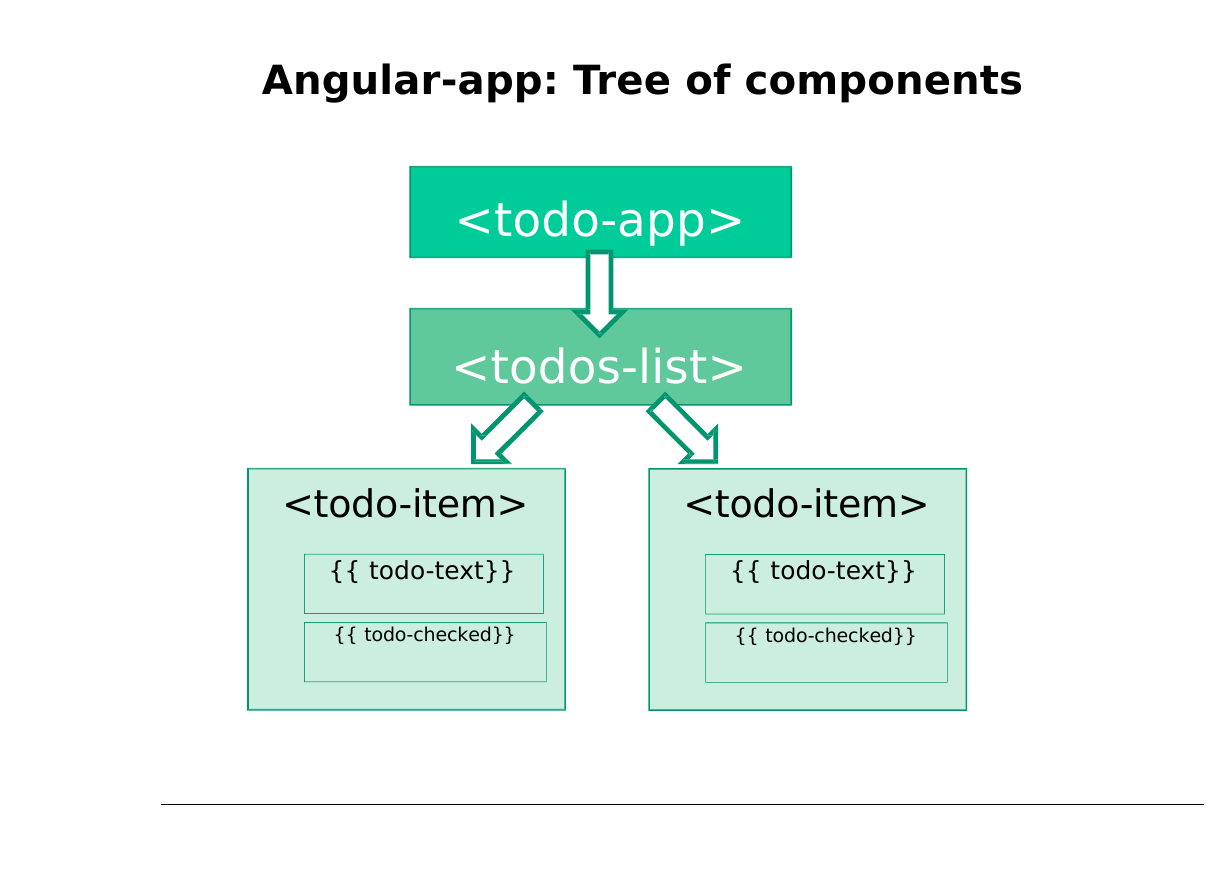
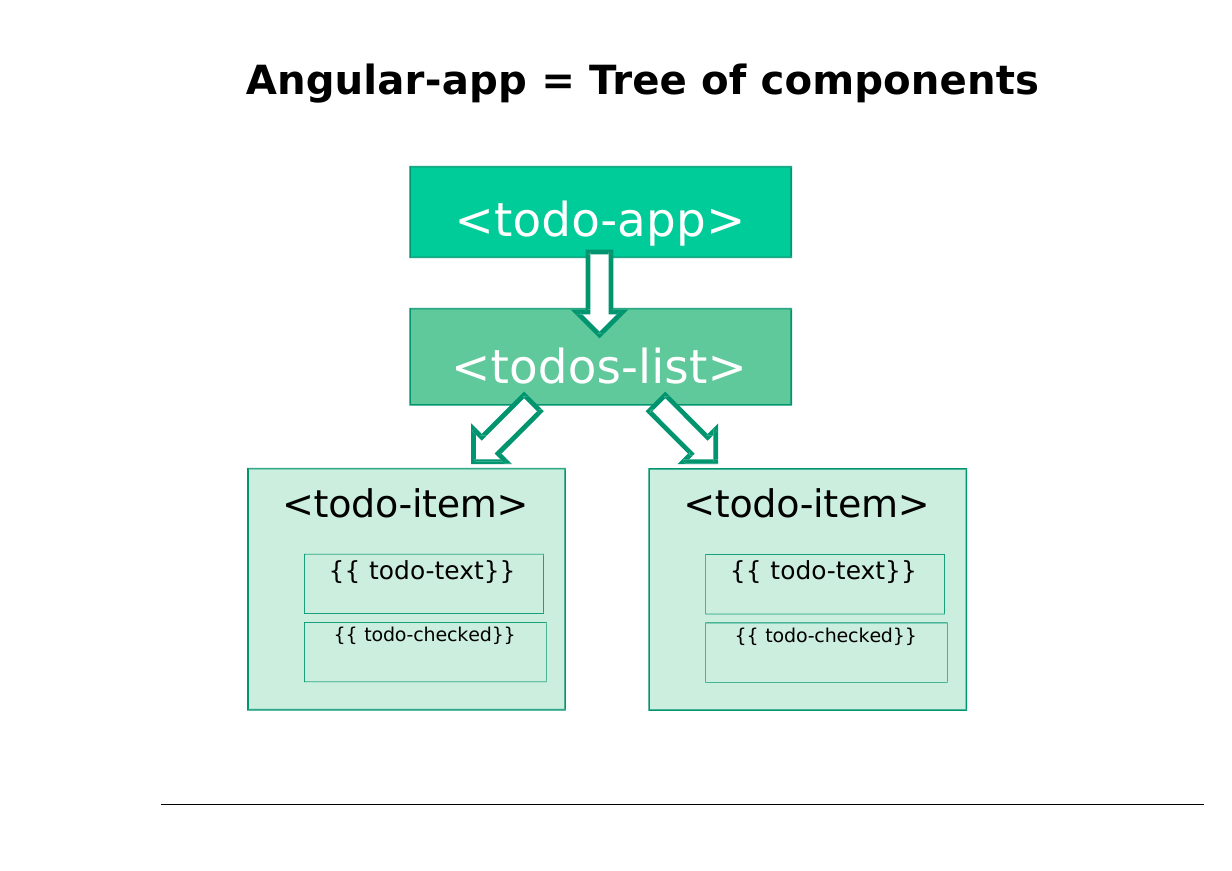
Before and after one commit to petereijgermans11/workshop-angular10, a slide deck: slide 2 of PPT/04- Angular Component Tree.pptx. Drawn at 1232x871 pixels with LibreOffice and Linux fonts; fonts in the diff are those of the drawing. Boxes give left, top, right and bottom in pixels: in the first picture for what was removed or moved away, otherwise in the second. Text is boxed around its words. In the diff, an @@ line names an element or a change of style, - is before the commit and + after.

```diff
--- a/PPT/04- Angular Component Tree.pptx
+++ b/PPT/04- Angular Component Tree.pptx
@@ title at bbox=[246, 63, 1039, 103]: text changed @@
-Angular-app: Tree of components
+Angular-app = Tree of components
```
Also in this commit, not shown: 8 other slides changed, 1 slide added, 8 other files.
